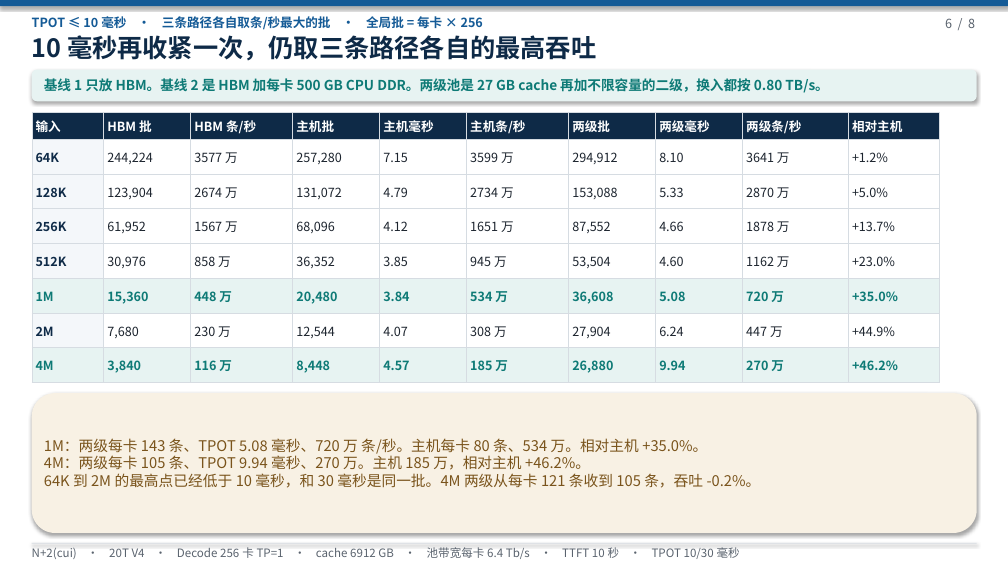
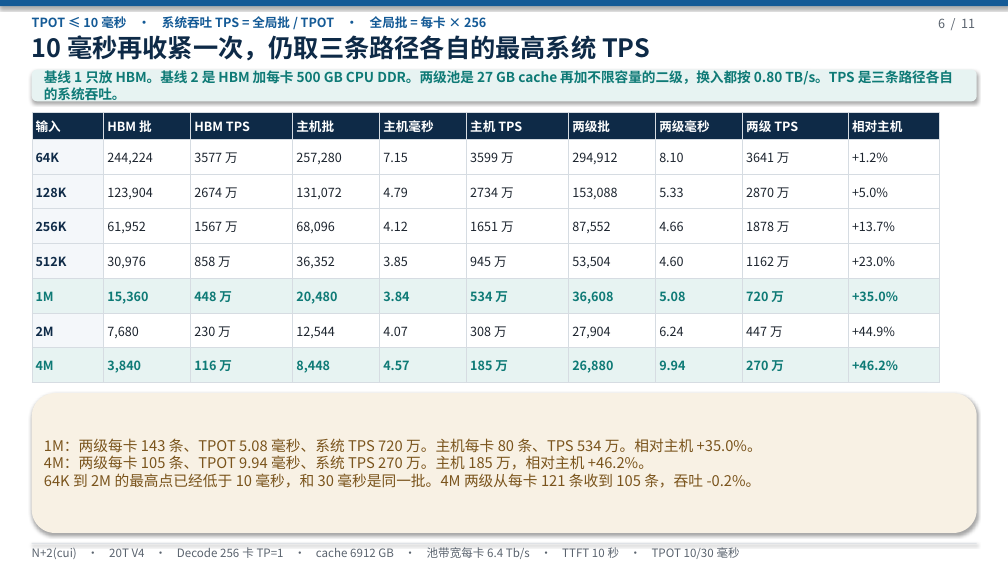
Before and after one commit to 69515164-rgb/UCL-MPComm, a slide deck: slide 6 of docs/N+2(cui)-20T-V4-两级池-590A.pptx. Drawn at 1008x567 pixels with LibreOffice and Linux fonts; fonts in the diff are those of the drawing. Boxes give left, top, right and bottom in pixels: in the first picture for what was removed or moved away, otherwise in the second. Text is boxed around its words. In the diff, an @@ line names an element or a change of style, - is before the commit and + after.

```diff
--- a/docs/N+2(cui)-20T-V4-两级池-590A.pptx
+++ b/docs/N+2(cui)-20T-V4-两级池-590A.pptx
@@ text at [32,16,486,28]: text changed @@
-TPOT ≤ 10 毫秒 · 三条路径各自取条/秒最大的批 · 全局批 = 每卡 × 256
+TPOT ≤ 10 毫秒 · 系统吞吐 TPS = 全局批 / TPOT · 全局批 = 每卡 × 256
@@ text at [938,18,975,28]: text changed @@
-6 / 8
+6 / 11
@@ text at [32,35,650,61]: text changed @@
-10 毫秒再收紧一次，仍取三条路径各自的最高吞吐
+10 毫秒再收紧一次，仍取三条路径各自的最高系统 TPS
@@ text at [44,69,953,103]: text changed @@
-基线 1 只放 HBM。基线 2 是 HBM 加每卡 500 GB CPU DDR。两级池是 27 GB cache 再加不限容量的二级，换入都按 0.80 TB/s。
+基线 1 只放 HBM。基线 2 是 HBM 加每卡 500 GB CPU DDR。两级池是 27 GB cache 再加不限容量的二级，换入都按 0.80 TB/s。TPS 是三条路径各自的系统吞吐。
@@ table at [32,112,939,383] @@
-row 1: 输入 | HBM 批 | HBM 条/秒 | 主机批 | 主机毫秒 | 主机条/秒 | 两级批 | 两级毫秒 | 两级条/秒 | 相对主机
+row 1: 输入 | HBM 批 | HBM TPS | 主机批 | 主机毫秒 | 主机 TPS | 两级批 | 两级毫秒 | 两级 TPS | 相对主机
@@ text at [44,438,762,470]: text changed @@
-1M：两级每卡 143 条、TPOT 5.08 毫秒、720 万 条/秒。主机每卡 80 条、534 万。相对主机 +35.0%。
-4M：两级每卡 105 条、TPOT 9.94 毫秒、270 万。主机 185 万，相对主机 +46.2%。
+1M：两级每卡 143 条、TPOT 5.08 毫秒、系统 TPS 720 万。主机每卡 80 条、TPS 534 万。相对主机 +35.0%。
+4M：两级每卡 105 条、TPOT 9.94 毫秒、系统 TPS 270 万。主机 185 万，相对主机 +46.2%。
```
Also in this commit, not shown: 7 other slides changed, 3 slides added, 1 other file.
